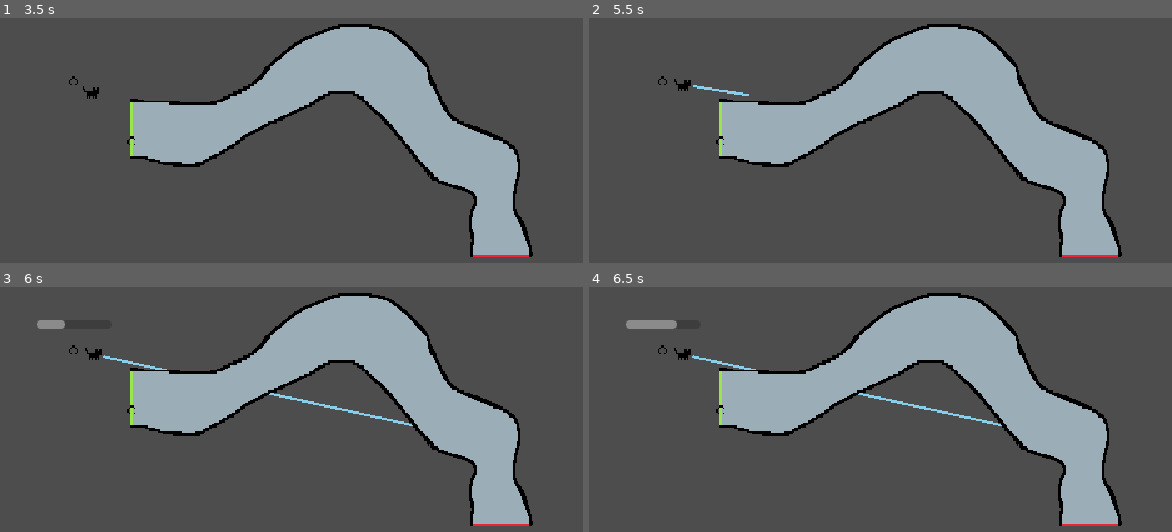
Above: before the commit, frames 1-4 (two rows, left to right).
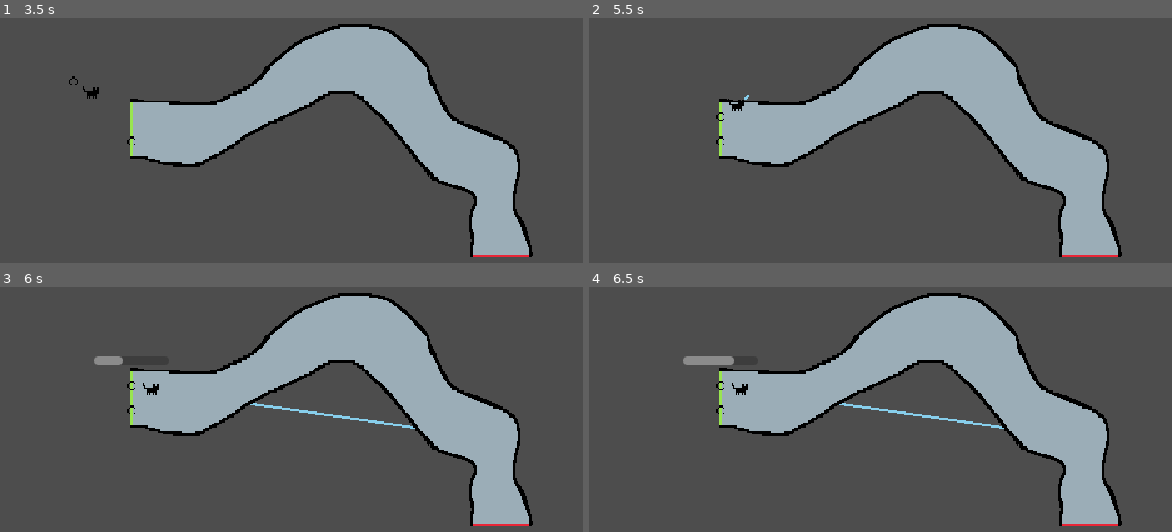
Above: after the commit, the same moments.

Repository: Anna-Toosey/Black-cat-jam-2024
Game: Godot game, scene res://scenes/main.tscn
Same seed, same stepped clock (60 frames per second), same inputs: the game is played once before the commit and once after it.
Inputs (mouse positions are in pixels of both pictures, inside the frame that each line leads up to):
- Up to frame 1 (3.5 s): click "Start Game" at 0.5 s; tap Enter at 1.25 s; move the mouse to (577, 140) at 1.27 s; press the mouse at (577, 140) at 1.28 s; move the mouse to (239, 184) at 2.02 s; release the mouse at (239, 184) at 2.03 s; click (239, 184) at 2.1 s; move the mouse to (478, 62) at 2.77 s; press the mouse at (478, 62) at 2.78 s
- Up to frame 2 (5.5 s): tap Space at 3.5 s; move the mouse to (950, 253) at 3.52 s; release the mouse at (950, 253) at 3.53 s; click (950, 253) at 3.6 s; tap Enter at 4.25 s; move the mouse to (outside the picture) at 4.27 s; press the mouse at (outside the picture) at 4.28 s; move the mouse to (746, 93) at 5.02 s; release the mouse at (746, 93) at 5.03 s; click (746, 93) at 5.1 s
- Up to frame 3 (6 s): tap Space at 5.75 s; move the mouse to (437, 431) at 5.77 s; press the mouse at (437, 431) at 5.78 s
- Up to frame 4 (6.5 s): no input

Frame 1 is identical in both runs. In frame 2, 0.3% of the frame differs, in the area x 11-28%, y 23-43%; in frame 3, 1.1%; in frame 4, 1.4%, in the area x 6-72%, y 13-58%.

Commit message:
return player to track
return player to track when colliding with wall

Diff:
--- a/scenes/player/player.gd
+++ b/scenes/player/player.gd
@@ -2,7 +2,7 @@
 
 @onready var cat_sprite = $CatSprite
 @onready var power_bar = $PowerBar
-@onready var yarn_sprite = $YarnSprite
+@onready var yarn = $Yarn
 
 var aiming: bool = false
 
@@ -10,12 +10,15 @@
 var cursor_position: Vector2
 var target_position: Vector2i
 var new_pivot_position: Vector2i
+var old_position: Vector2
 
 var power_bar_active: bool = false
 @export var max_power: int = 10
 var power: float = 0
 var power_direction: int = 1
 @export var power_up_speed: int = 20
+
+var collision_position: Vector2
 
 signal switch_player_turn
 
@@ -44,13 +47,14 @@
 		power_bar.visible = true
 
 	if event.is_action_released("mouse_left"):
+		old_position = position
 		power_bar_active = false
 		new_pivot_position = target_position
 		aiming = false
 
 		power_bar.visible = false
 		var yarn_move_tween = get_tree().create_tween()
-		yarn_move_tween.tween_property(yarn_sprite, "global_position", Vector2(new_pivot_position), 0.5).set_trans(Tween.TRANS_SINE).set_ease(Tween.EASE_OUT)
+		yarn_move_tween.tween_property(yarn, "global_position", Vector2(new_pivot_position), 0.5).set_trans(Tween.TRANS_SINE).set_ease(Tween.EASE_OUT)
 
 		await get_tree().create_timer(0.8).timeout
 
@@ -60,7 +64,23 @@
 		await get_tree().create_timer(0.8).timeout
 
 		position = new_pivot_position
-		yarn_sprite.global_position = position
+		yarn.global_position = position
 
 		power = 0
 		switch_player_turn.emit()
+
+		if yarn.position != collision_position:
+			var yarn_collision_move_tween = get_tree().create_tween()
+			yarn_collision_move_tween.tween_property(yarn, "global_position", Vector2(collision_position), 0.5).set_trans(Tween.TRANS_SINE).set_ease(Tween.EASE_OUT)
+
+			var cat_collision_move_tween = get_tree().create_tween()
+			cat_collision_move_tween.tween_property(cat_sprite, "global_position", Vector2(Vector2(collision_position) - pivot_position.direction_to(collision_position) * 16), 0.5).set_trans(Tween.TRANS_SINE).set_ease(Tween.EASE_OUT)
+
+			position = collision_position
+			yarn.global_position = position
+
+			collision_position = yarn.position
+
+func _on_yarn_area_entered(area):
+	if area.is_in_group("track"):
+		collision_position = position
--- a/scenes/player/player.tscn
+++ b/scenes/player/player.tscn
@@ -2,7 +2,7 @@
 
 [ext_resource type="Script" path="res://scenes/player/player.gd" id="1_56nu0"]
 [ext_resource type="Texture2D" uid="uid://dqs8f8ar0v2q0" path="res://assets/sprites/test/cat_test.png" id="2_3ea5q"]
-[ext_resource type="Texture2D" uid="uid://drxa2ca0oliks" path="res://assets/sprites/test/yarn_ball_test.png" id="3_4dw37"]
+[ext_resource type="PackedScene" uid="uid://dcnh3l82vl7ne" path="res://scenes/player/yarn/yarn.tscn" id="3_3sxx7"]
 [ext_resource type="Script" path="res://scenes/player/power_bar.gd" id="4_b5x47"]
 
 [node name="Player" type="Node2D"]
@@ -12,8 +12,7 @@
 visible = false
 texture = ExtResource("2_3ea5q")
 
-[node name="YarnSprite" type="Sprite2D" parent="."]
-texture = ExtResource("3_4dw37")
+[node name="Yarn" parent="." instance=ExtResource("3_3sxx7")]
 
 [node name="PowerBar" type="ProgressBar" parent="."]
 visible = false
@@ -23,3 +22,5 @@
 offset_bottom = -17.0
 show_percentage = false
 script = ExtResource("4_b5x47")
+
+[connection signal="area_entered" from="Yarn" to="." method="_on_yarn_area_entered"]
--- a/scenes/player/yarn/yarn.tscn
+++ b/scenes/player/yarn/yarn.tscn
@@ -5,7 +5,7 @@
 [sub_resource type="CircleShape2D" id="CircleShape2D_lhg3s"]
 radius = 4.0
 
-[node name="Yarn" type="CharacterBody2D"]
+[node name="Yarn" type="Area2D"]
 collision_layer = 2
 collision_mask = 5
 
--- a/scenes/track/track.tscn
+++ b/scenes/track/track.tscn
@@ -3,7 +3,8 @@
 [ext_resource type="Script" path="res://scenes/track/track.gd" id="1_ntdkl"]
 [ext_resource type="Texture2D" uid="uid://dl6p4w3c24lpm" path="res://assets/sprites/test/track_test.png" id="1_qwrbx"]
 
-[node name="Track" type="Area2D"]
+[node name="Track" type="Area2D" groups=["track"]]
+collision_mask = 2
 script = ExtResource("1_ntdkl")
 
 [node name="TrackCollider" type="CollisionPolygon2D" parent="."]
